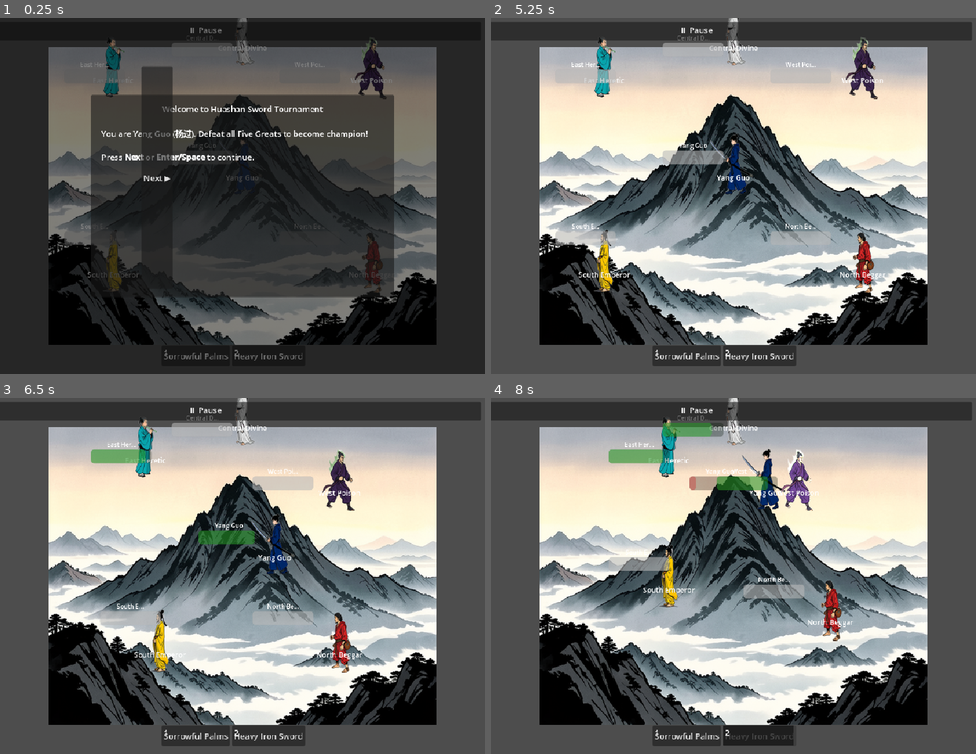
Above: before the commit, frames 1-4 (two rows, left to right).
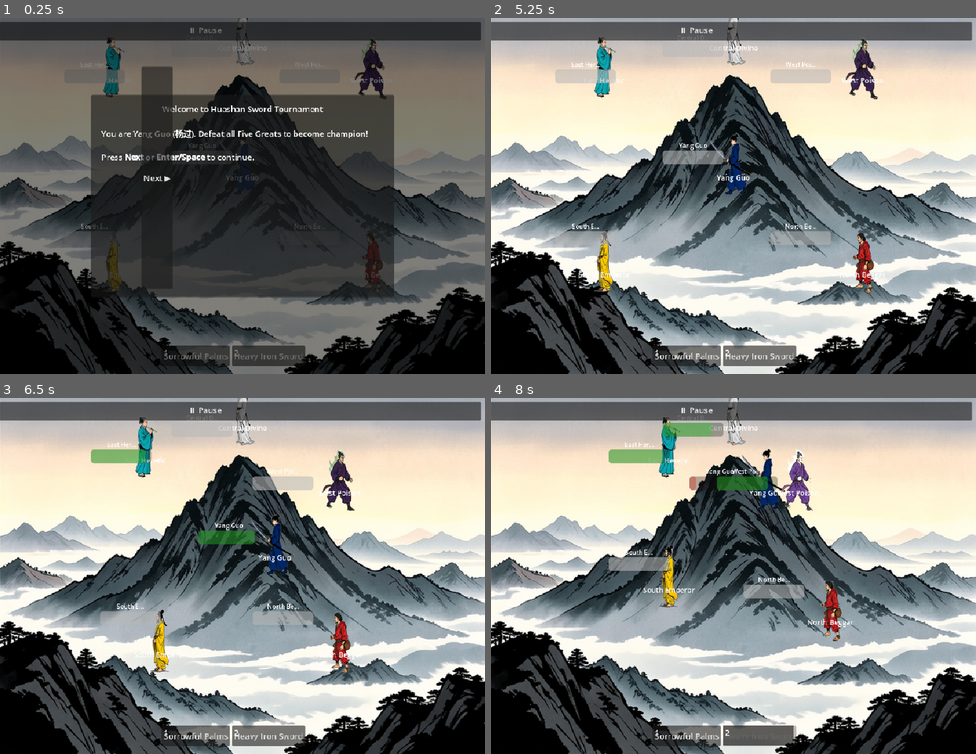
Above: after the commit, the same moments.

Repository: linxuhao/jinyong-heroes
Game: Godot game, scene res://scenes/main.tscn
The game is run twice, just before and just after one commit, with the same random seed, the same clock (stepped at 60 frames per second) and the same inputs. Sound files missing from this copy of the repository are replaced by a short silence.
Inputs (mouse positions are in pixels of both pictures, inside the frame that each line leads up to):
- Up to frame 1 (0.25 s): no input
- Up to frame 2 (5.25 s): click "Next ▶" at 0.5 s; click "Next ▶" at 1.25 s; click "Sorrowful Palms" at 2 s; click "Heavy Iron Sword" at 2.75 s; click "⏸ Pause" at 3.5 s; click "▶ Unpause" at 4.25 s; click "Skip Tutorial" at 5 s
- Up to frame 3 (6.5 s): tap Enter (ui_accept) at 5.75, 6.02 s; move the mouse to (349, 558) at 5.77 s; hold D (move_right) from 5.78 s (still down); hold J (basic_attack) from 5.78 s (still down); click (349, 558) at 5.92 s
- Up to frame 4 (8 s): release D (move_right) at 6.5 s; release J (basic_attack) at 6.5 s; drag from (636, 593) to (709, 647) at 6.52 s; move the mouse to (782, 497) at 7.27 s; hold D (move_right) from 7.28 s (still down); hold J (basic_attack) from 7.28 s (still down)

The runs differ from the first frame. In frame 1, 40% of the frame differs, in the area x 0-100%, y 0-100%; in frame 2, 68%; in frame 3, 69%; in frame 4, 69%.

Commit message:
dpe_game/t_impl: backdrop_fit [jinyong-ui] (1 file(s))

Diff:
--- a/scripts/battlefield.gd
+++ b/scripts/battlefield.gd
@@ -32,6 +32,10 @@
 @onready var _tilemap: TileMap = $Grid
 @onready var _characters_container: Node2D = $Characters
 
+## Observable for the playtest contract: true when the SummitBackdrop sprite
+## spans exactly the board rect [0,960]x[0,704] after the runtime fit (W7).
+var board_aligned: bool = false
+
 # ---------------------------------------------------------------------------
 # Lifecycle
 # ---------------------------------------------------------------------------
@@ -46,6 +50,10 @@
 	# 3. Pass TileMap to GridManager and build the AStar graph.
 	GridManager.set_tilemap(_tilemap)
 	GridManager.setup_grid()
+
+	# 4. Fit the SummitBackdrop to span the board rect exactly (W7). Runs
+	#    before the first frame so board_aligned is set for the playtest gate.
+	_fit_backdrop_to_board()
 
 	# 5. Create all skill data (referenced by character data).
 	var all_skills: Dictionary = _create_all_skill_data()
@@ -157,6 +165,29 @@
 
 
 # ---------------------------------------------------------------------------
+# Backdrop fit to board (W7)
+# ---------------------------------------------------------------------------
+
+## Fit the SummitBackdrop sprite to exactly span the board rect [0,960]x[0,704],
+## regardless of the PNG's native size, and record whether the alignment landed.
+## Presentation-only: a runtime fit-to-rect transform, no art regeneration.
+func _fit_backdrop_to_board() -> void:
+	if _backdrop == null or _backdrop.texture == null:
+		return
+	var tex_size: Vector2 = _backdrop.texture.get_size()
+	if tex_size.x <= 0.0 or tex_size.y <= 0.0:
+		return
+	var board := Vector2(GRID_WIDTH * TILE_SIZE, GRID_HEIGHT * TILE_SIZE)  # (960, 704)
+	_backdrop.scale = Vector2(board.x / tex_size.x, board.y / tex_size.y)
+	_backdrop.position = board / 2.0
+	var half: Vector2 = tex_size * _backdrop.scale / 2.0
+	var top_left: Vector2 = _backdrop.position - half
+	var bottom_right: Vector2 = _backdrop.position + half
+	board_aligned = top_left.is_equal_approx(Vector2.ZERO) \
+		and bottom_right.is_equal_approx(board)
+
+
+# ---------------------------------------------------------------------------
 # Skill data factory
 # ---------------------------------------------------------------------------
 
